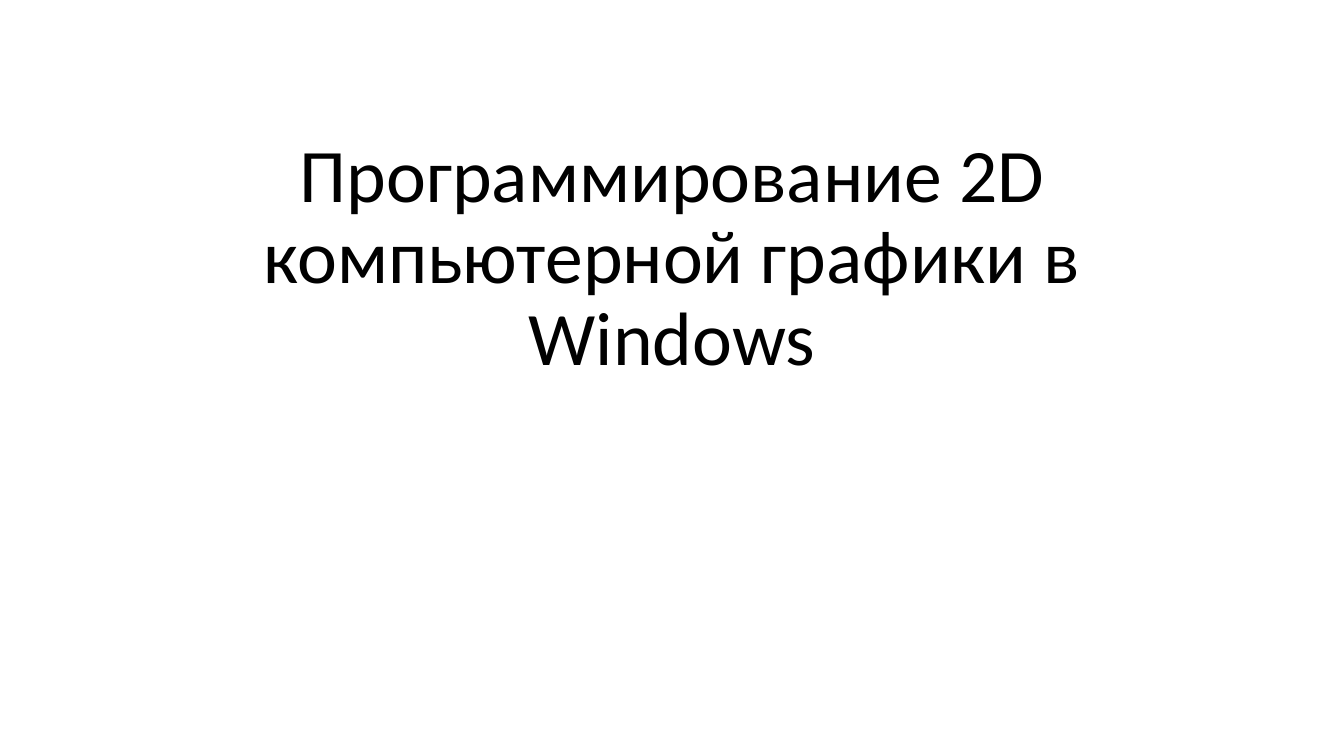
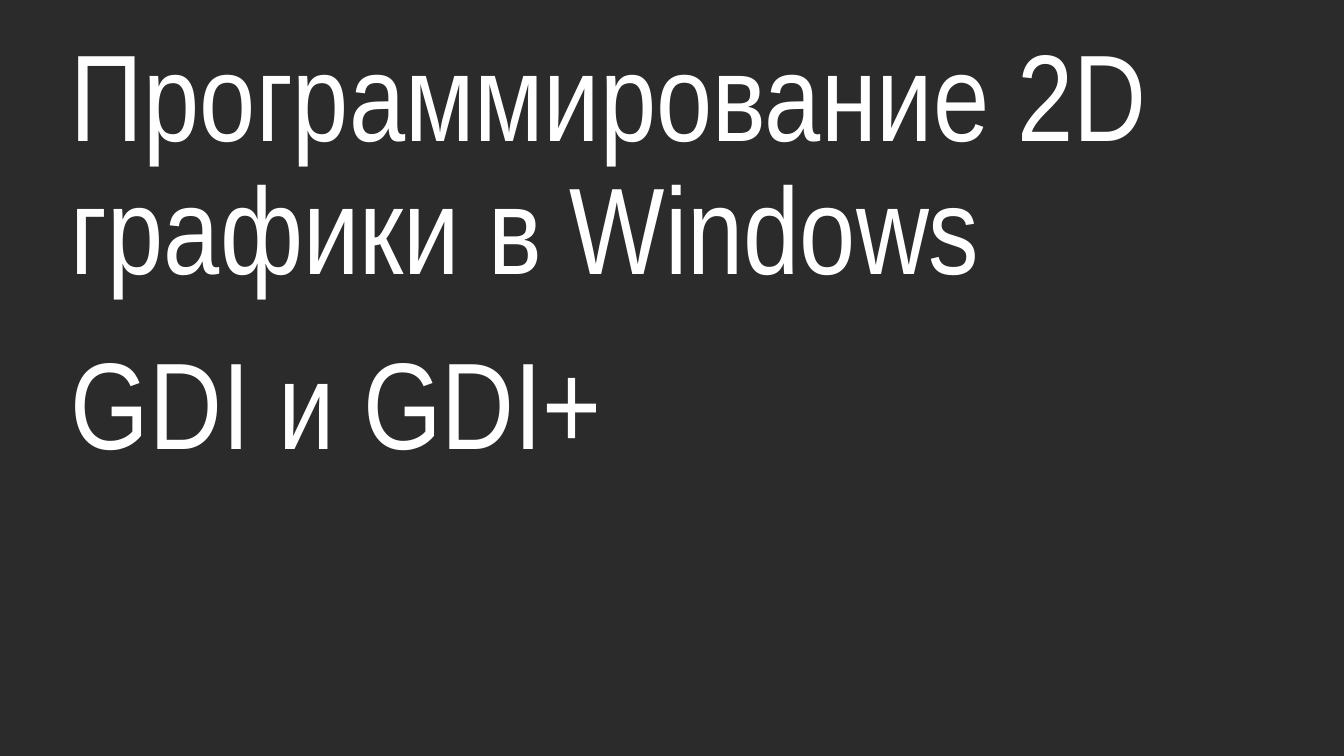
Before and after one commit to alexey-malov/cg-course, a slide deck: slide 1 of lectures/02 - Программирование графики с использованием GDI и GDI+.pptx. Drawn at 1344x756 pixels with LibreOffice and Linux fonts; fonts in the diff are those of the drawing; background and template pictures are left out; a plain dark background stands for a picture behind light text. Boxes give left, top, right and bottom in pixels: in the first picture for what was removed or moved away, otherwise in the second. Text is boxed around its words. In the diff, an @@ line names an element or a change of style, - is before the commit and + after.

Commit message:
Обновил лекцию по GDI

```diff
--- a/lectures/02 - Программирование графики с использованием GDI и GDI+.pptx
+++ b/lectures/02 - Программирование графики с использованием GDI и GDI+.pptx
@@ background #FFFFFF to picture (left out) @@
@@ title at (71,55,1147,296): text changed; size 54 to 88 pt; font Calibri to Arial Narrow; text colour #000000 to #FFFFFF @@
-Программирование 2D компьютерной графики в Windows
+Программирование 2D графики в Windows
@@ subtitle added at (71,363,601,450), 88 pt, text #FFFFFF @@
+GDI и GDI+
```
